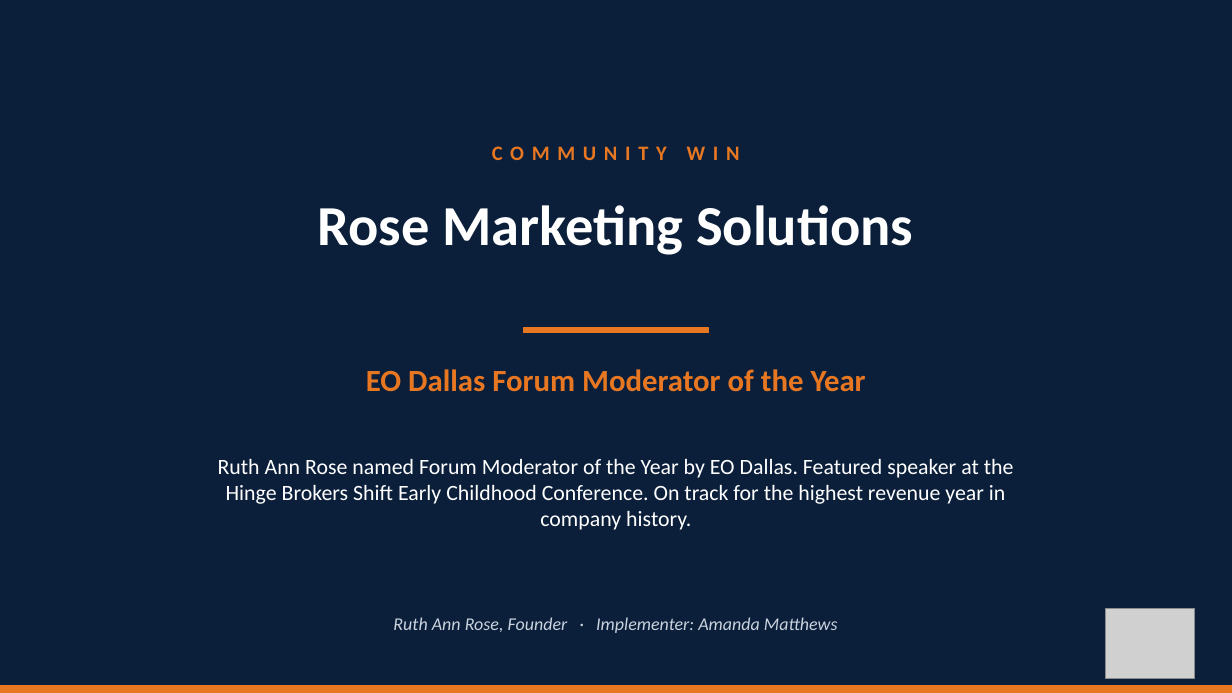
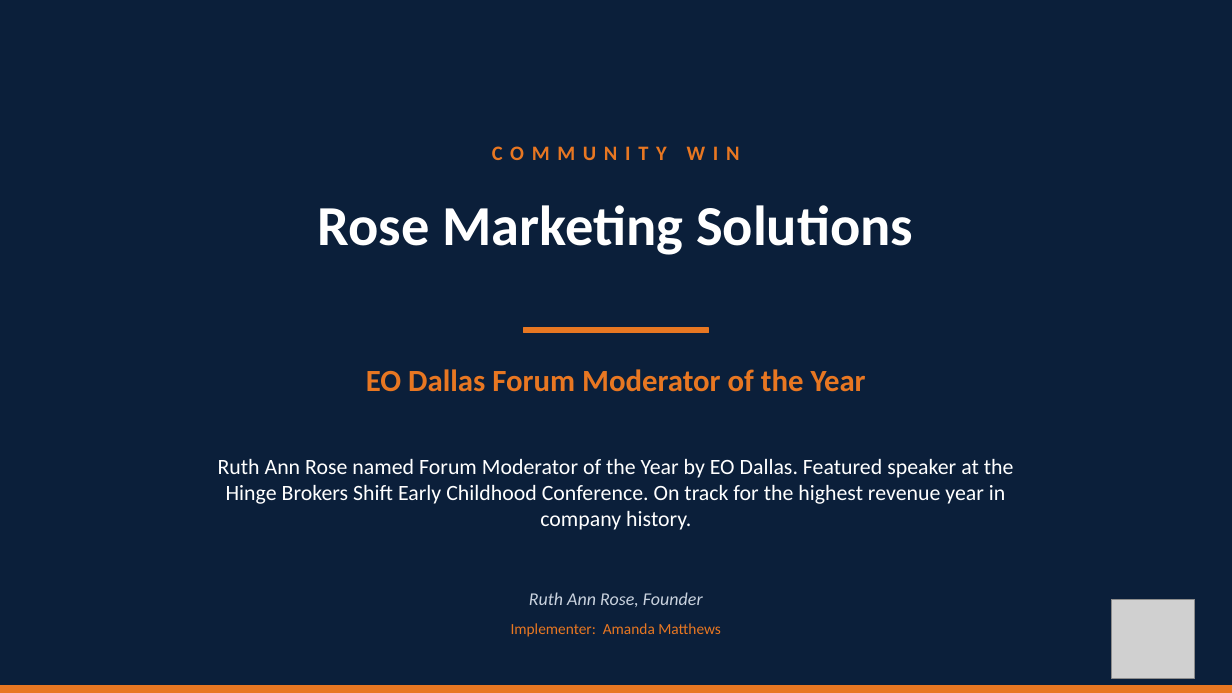
Before and after one commit to TicoRicoRay/wroe-dallas-2026, a slide deck: slide 17 of deliverables/celebrations-loop/Celebrations-Loop.pptx (slide 20 before the commit). Drawn at 1232x693 pixels with LibreOffice and Linux fonts; fonts in the diff are those of the drawing; grey boxes stand for pictures. Boxes give left, top, right and bottom in pixels: in the first picture for what was removed or moved away, otherwise in the second. Text is boxed around its words. In the diff, an @@ line names an element or a change of style, - is before the commit and + after.

Commit message:
Celebrations loop: drop section dividers, add Implementer per slide, kill photo shadow-box
- Removed the 3 section-divider slides (18 slides now instead of 21).
- Renamed 'SPILLERS CLIENT' badge to 'COMMUNITY WIN' across the deck.
- Added per-slide Implementer credit ('Implementer: Name') as small orange
  text below the read-aloud line. Attribution from Shane's master DOCX
  EOSI field or the submitting email sender.
- Photos now sit directly on the navy background (no cream frame), fitted
  at native aspect. Kills the white shadow-box that was visible on light
  photos and looked cheap.
- Wordmark recolored to white silhouette + orange NTX badge on transparent
  background, so it reads as branding on navy instead of a white sticker.

```diff
--- a/deliverables/celebrations-loop/Celebrations-Loop.pptx
+++ b/deliverables/celebrations-loop/Celebrations-Loop.pptx
@@ text at box(529, 592, 703, 607): text changed @@
-Ruth Ann Rose, Founder · Implementer: Amanda Matthews
+Ruth Ann Rose, Founder
@@ text added at box(511, 623, 721, 637), 12 pt, text #E87722 @@
+Implementer: Amanda Matthews
@@ picture: place and size @@
-picture at box(1105, 609, 1195, 678)
+picture at box(1112, 600, 1195, 678)
```
Also in this commit, not shown: 17 other slides changed, 3 slides removed, 4 other files.
